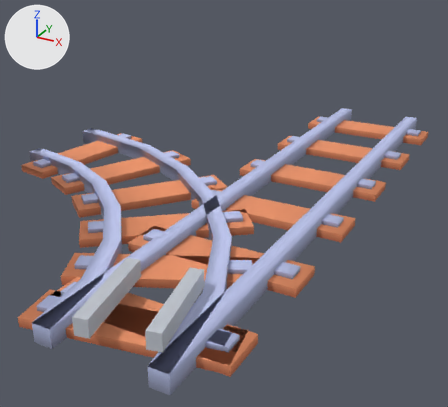
One commit to the glTF model public/assets/train-kit/switch-mirror.glb: the scene before it, then after it.
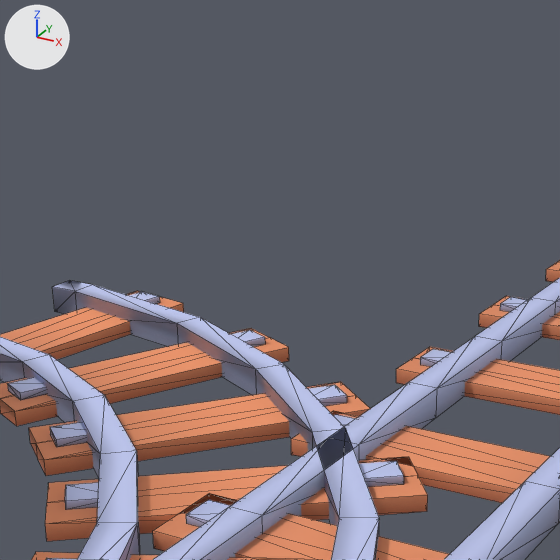
Each version appears first whole from a 50 mm camera at (1.44, -5.55, 0.63) aimed at (-0.46, -2.1, -1.1), and next in a close-up on the part from 13% to 70% of the width and 0% to 63% of the height. Every picture has the same lights, and +X, +Y and +Z are marked at upper left. The first two pictures are the older version. The close-ups show mesh edges as thin lines. Where no turn or scale is listed for an object, it has been applied to the vertices.

In view in the first close-up: 'switch_diverge', 'switch_through'.
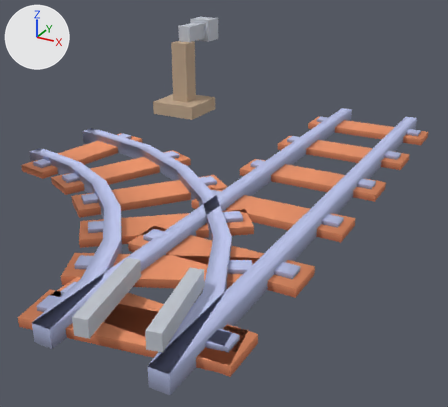
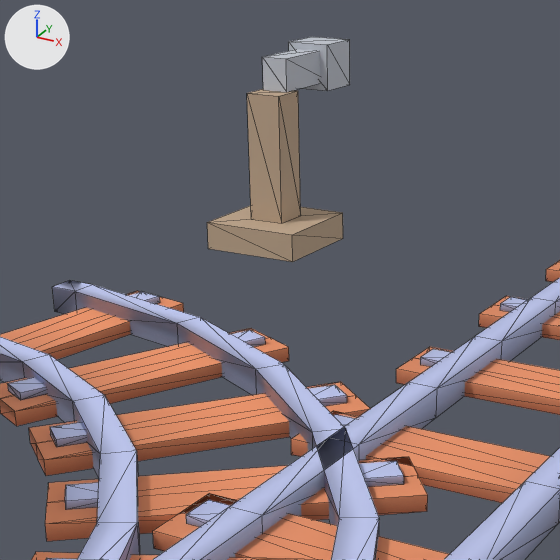
Commit message: feat(assets): add signal levers to both Y switch pieces

The edits, one by one:
Material 'lever_wood' (mat_lever_wood) is new.
Its base color is (0.52, 0.38, 0.26) (beige #bfa68b).
Its roughness is 0.9.
Mesh me_switch_lever_base is new.
It consists of a box spanning x -0.22..0.22, y -0.22..0.22, z 0.0..0.12; a box spanning x -0.08..0.08, y -0.08..0.08, z 0.12..0.67.
It uses material mat_lever_wood (beige #bfa68b).
Mesh me_switch_lever_arm is new.
It consists of a box spanning x -0.06..0.06, y 0.02..0.38, z 0.67..0.81; a box spanning x -0.1..0.1, y 0.3..0.5, z 0.64..0.84.
It uses material mat_switch_steel (light grey #c0c5ce).
Object 'switch_lever_base' (ob_switch_lever_base) is new; it shows me_switch_lever_base.
Its location is (-1.78, -0.5, -1.0).
Object 'switch_lever_arm' (ob_switch_lever_arm) is new; it shows me_switch_lever_arm.
Its location is (-1.78, -0.5, -1.0).

Where the change shows, as pixel boxes (x1, y1, x2, y2) in the close-ups (560 x 560 px):
'switch_lever_base', added (beige)
    after: (207, 89, 343, 262)
'switch_lever_arm', added
    after: (263, 37, 350, 92)
